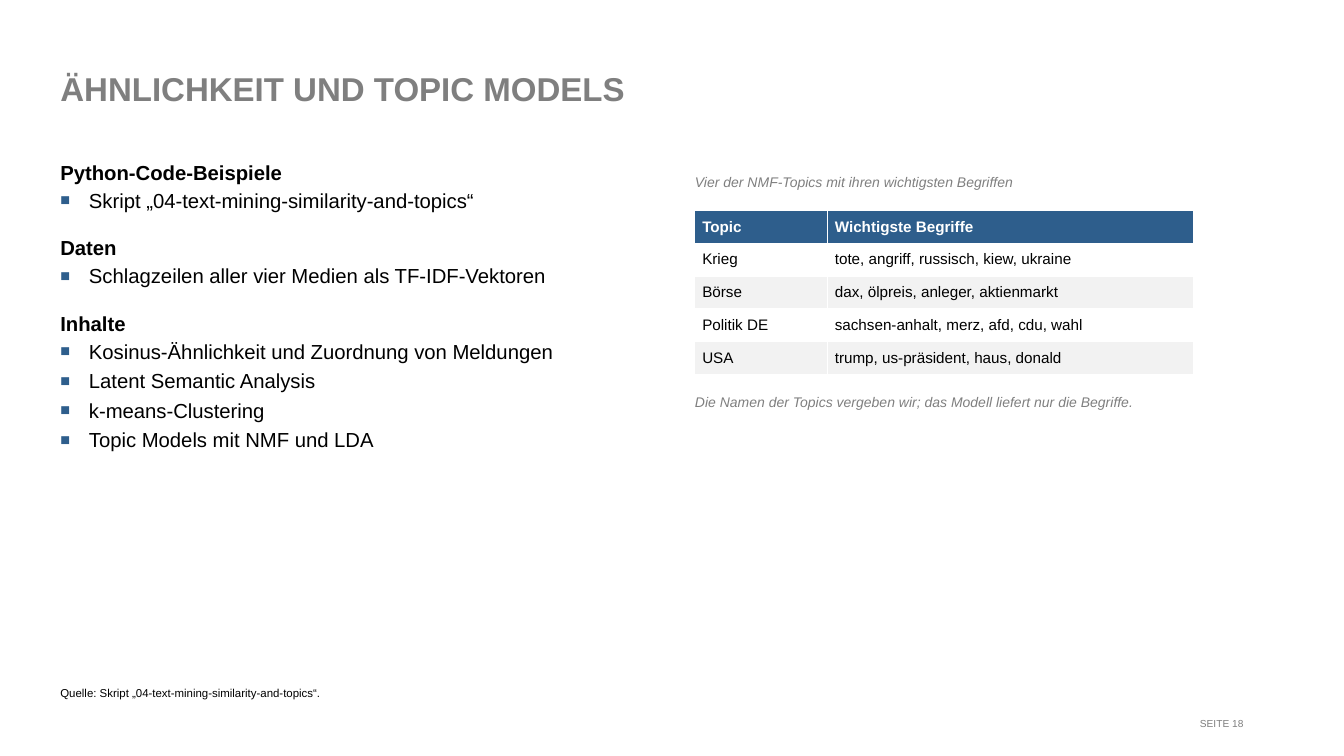
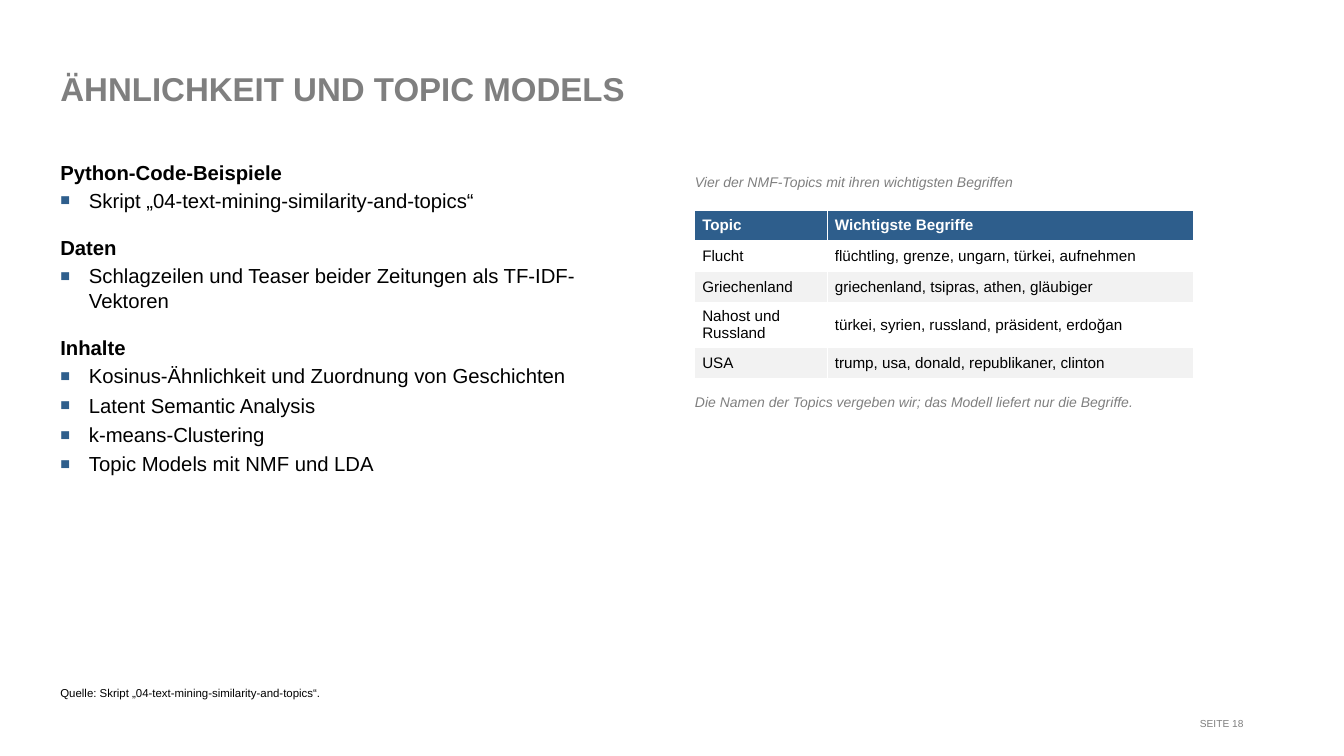
Before and after one commit to franzmohr/intro-text-mining-de, a slide deck: slide 18 of text-mining.odp. Drawn at 1344x756 pixels with LibreOffice and Linux fonts; fonts in the diff are those of the drawing. Boxes give left, top, right and bottom in pixels: in the first picture for what was removed or moved away, otherwise in the second. Text is boxed around its words. In the diff, an @@ line names an element or a change of style, - is before the commit and + after.

```diff
--- a/text-mining.odp
+++ b/text-mining.odp
@@ table at (695,210,1193,375) @@
-row 2, column 1: Krieg
+row 2, column 1: Flucht
-row 2, column 2: tote, angriff, russisch, kiew, ukraine
+row 2, column 2: flüchtling, grenze, ungarn, türkei, aufnehmen
-row 3, column 1: Börse
+row 3, column 1: Griechenland
-row 3, column 2: dax, ölpreis, anleger, aktienmarkt
+row 3, column 2: griechenland, tsipras, athen, gläubiger
-row 4, column 1: Politik DE
+row 4, column 1: Nahost und Russland
-row 4, column 2: sachsen-anhalt, merz, afd, cdu, wahl
+row 4, column 2: türkei, syrien, russland, präsident, erdoğan
-row 5, column 2: trump, us-präsident, haus, donald
+row 5, column 2: trump, usa, donald, republikaner, clinton
@@ text at (89,268,575,309): text changed @@
-■ Schlagzeilen aller vier Medien als TF-IDF-Vektoren
+■ Schlagzeilen und Teaser beider Zeitungen als TF-IDF-Vektoren
@@ text at (89,367,566,388): text changed @@
-■ Kosinus-Ähnlichkeit und Zuordnung von Meldungen
+■ Kosinus-Ähnlichkeit und Zuordnung von Geschichten
```
Also in this commit, not shown: 16 other slides changed, 8 other files.
